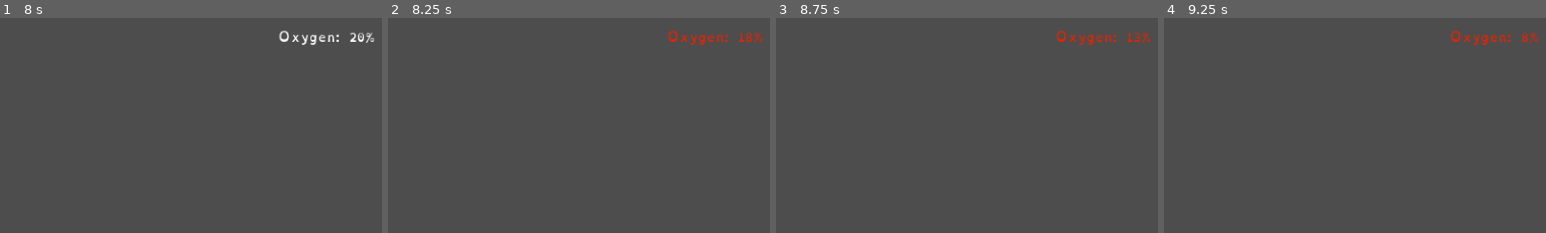
Above: before the commit, frames 1-4 (left to right).
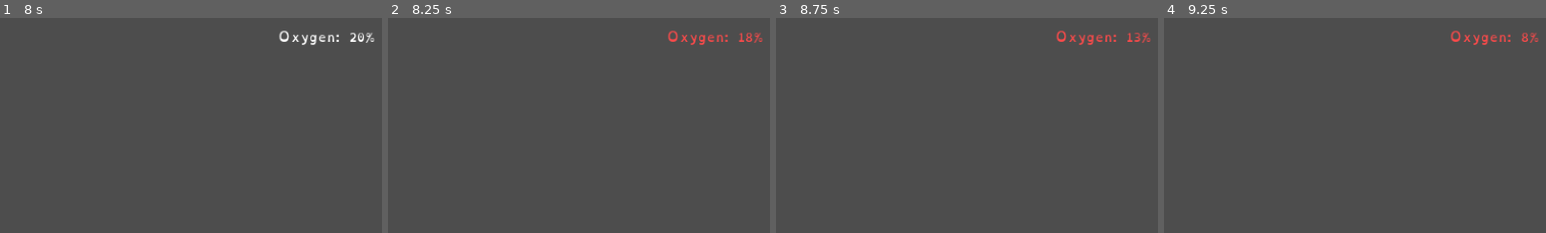
Above: after the commit, the same moments.

Repository: KeyraWebb/Cheezbored
Game: Godot game, scene res://scenes/oxygen_timer.tscn
The game is run twice, just before and just after one commit, with the same random seed, the same clock (stepped at 60 frames per second) and the same inputs. This scene is started directly instead of the project's main scene.
Inputs:
- Up to frame 1 (8 s): tap Enter at 1.25, 5.75 s; tap Space at 4.25, 7.25 s
- Up to frame 2 (8.25 s): no input
- Up to frame 3 (8.75 s): no input
- Up to frame 4 (9.25 s): tap Enter at 8.75 s
The pictures show only the part of the screen within x 50-100%, y 0-50%; the shares and areas given below are measured in that part.

Frame 1 is identical in both runs. In frame 2, 0.4% of the frame differs, in the area x 73-98%, y 5-13%; in frame 3, 0.4%; in frame 4, 0.4%.

Commit message:
skeleton code for when oxygen depletes and oxygen no longer goes below 0

Diff:
--- a/scenes/oxygen_timer.tscn
+++ b/scenes/oxygen_timer.tscn
@@ -13,7 +13,7 @@
 script = ExtResource("1_4e82b")
 deplete_delay = 5
 oxygen_display = NodePath("OxygenDisplay")
-low_oxygen_color = Color(0.900814, 0.138532, 0, 1)
+low_oxygen_color = Color(1, 0.29, 0.29, 1)
 
 [node name="OxygenDisplay" type="Label" parent="."]
 layout_mode = 1
--- a/scripts/oxygen_timer.gd
+++ b/scripts/oxygen_timer.gd
@@ -16,11 +16,17 @@
 	if deplete_timer >= deplete_delay:
 		oxygen -= 1
 		deplete_timer = 0
-	else:
+	elif oxygen > 0:
 		deplete_timer += 1
 
 	if oxygen < 20:
 		oxygen_display.set("theme_override_colors/font_color", low_oxygen_color)
 
+	if oxygen <= 0:
+		oxygen_depleted()
+
 	oxygen_display.text = "Oxygen: " + str(oxygen) + "%"
+
+#for when oxygen runs out
+func oxygen_depleted():
 	pass
